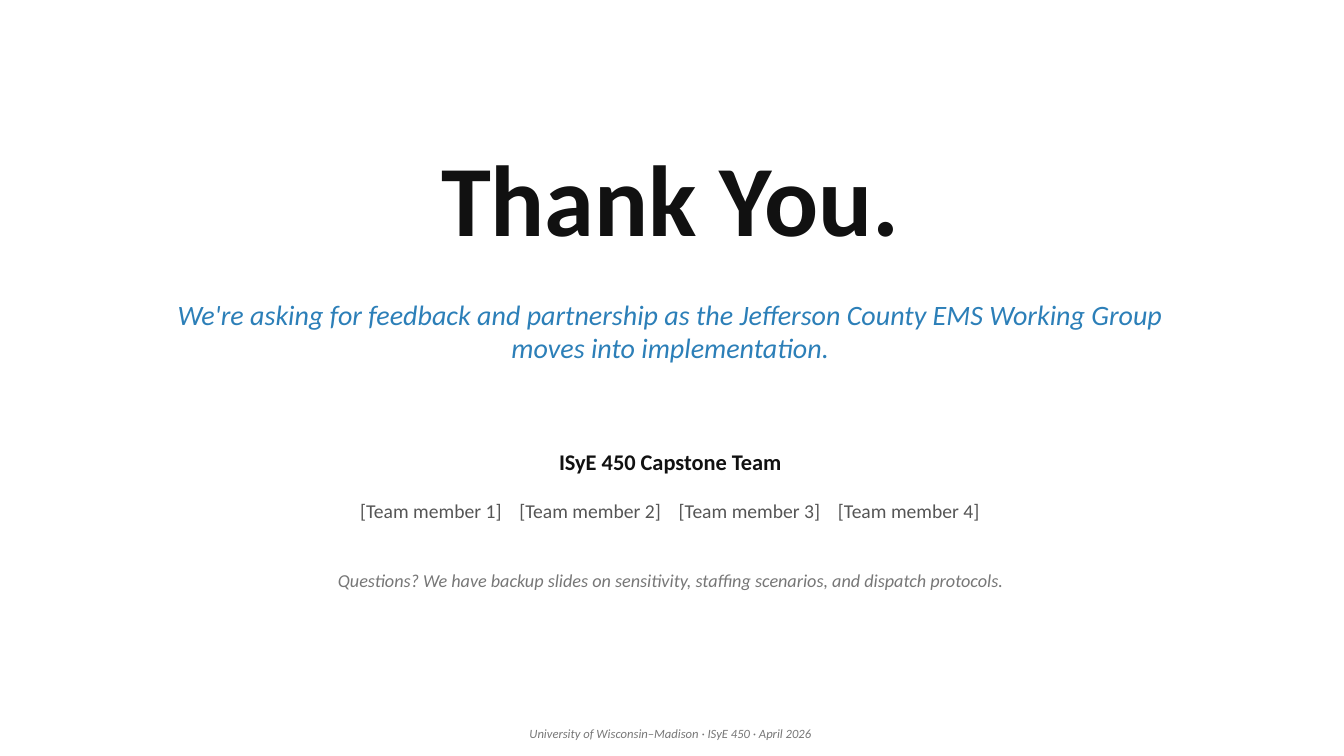
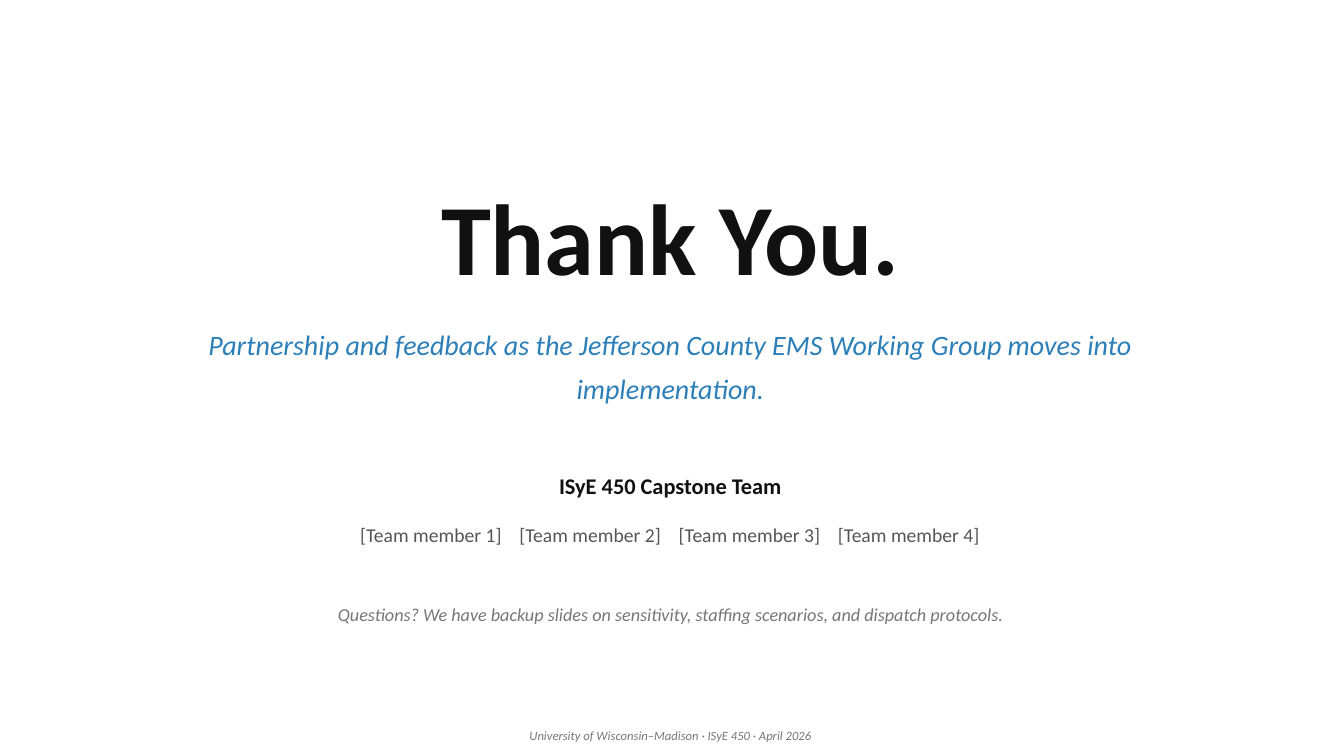
Before and after one commit to patrickgrunklee/jefferson-county-ems-dashboard, a slide deck: slide 6 of pitch_deck_jefferson_ems.pptx. Drawn at 1344x756 pixels with LibreOffice and Linux fonts; fonts in the diff are those of the drawing. Boxes give left, top, right and bottom in pixels: in the first picture for what was removed or moved away, otherwise in the second. Text is boxed around its words. In the diff, an @@ line names an element or a change of style, - is before the commit and + after.

```diff
--- a/pitch_deck_jefferson_ems.pptx
+++ b/pitch_deck_jefferson_ems.pptx
@@ 3 texts: place and size @@
-3 texts at [360,165,979,521]
+3 texts at [360,204,979,545]
@@ text at [208,335,1131,404]: text changed @@
-We're asking for feedback and partnership as the Jefferson County EMS Working Group moves into implementation.
+Partnership and feedback as the Jefferson County EMS Working Group moves into implementation.
@@ line spacing 1 to 1.15 in 5 elements at [529,731,812,742], [559,479,782,498], [360,528,979,545], [441,204,899,276], [338,608,1003,624] @@
@@ text "Questions? We have backup slides ...": place and size @@
-text "Questions? We have backup slides ..." at [338,574,1003,590]
+text "Questions? We have backup slides ..." at [338,608,1003,624]
```
Also in this commit, not shown: 3 other slides changed, 2 slides added, 2 slides removed, 3 other files.
